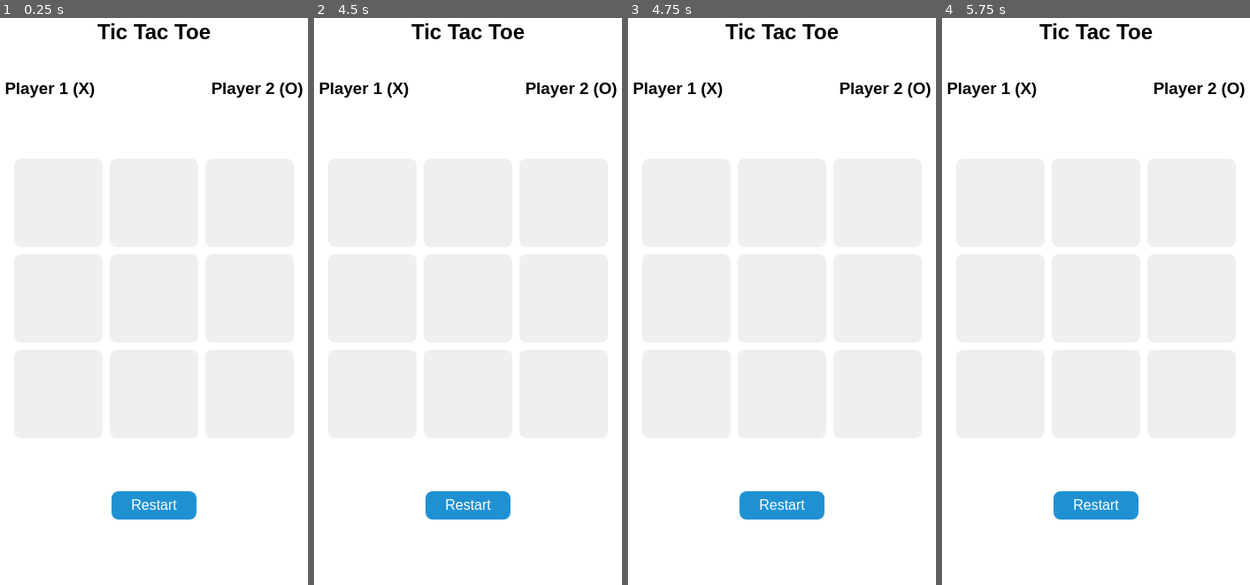
Above: before the commit, frames 1-4 (left to right).
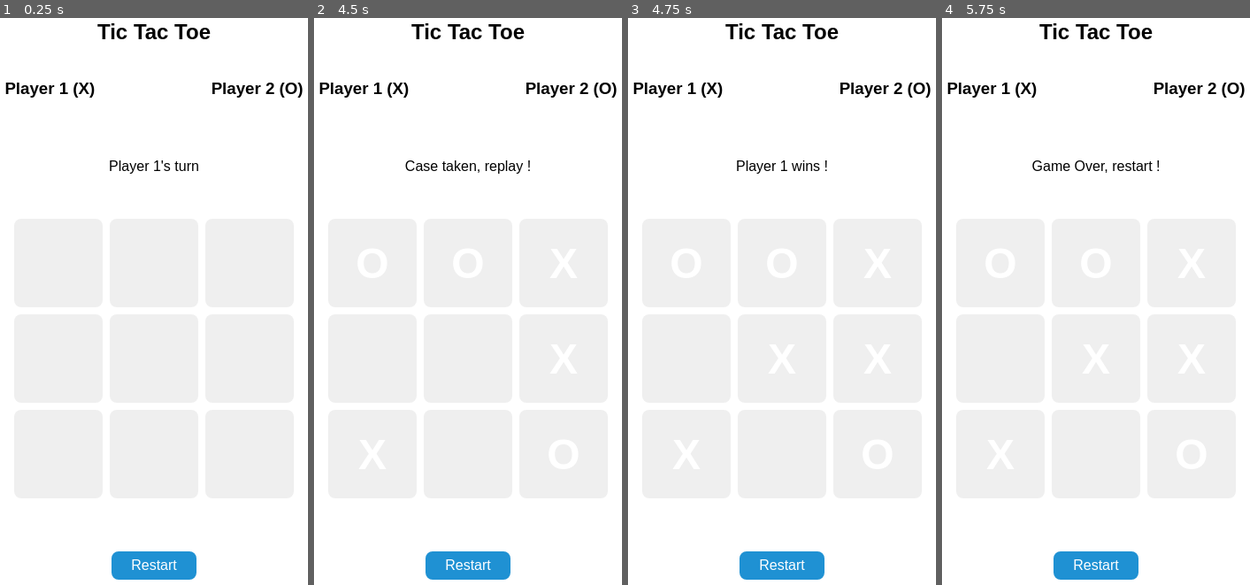
Above: after the commit, the same moments.

Repository: ikab08/tic-tac-toe
Game: browser game, page index.html
Two runs of this game, one before a commit and one after it. Both use one fixed random seed, a clock stepped at 60 frames per second and the inputs below.
Inputs (mouse positions are in pixels of both pictures, inside the frame that each line leads up to; where the layout moved, square brackets give the same spot in the first picture):
- Up to frame 1 (0.25 s): no input
- Up to frame 2 (4.5 s): click "Restart" at 0.27 s; click (372, 454) [372, 392] at 1.27 s; click (372, 261) [372, 205] at 1.87 s; click (563, 358) [563, 295] at 2.02 s; click (563, 454) [563, 392] at 2.47 s; click (563, 261) [563, 205] at 3.07 s; click (468, 261) [468, 205] at 3.67 s; click (468, 261) at 4.27 s, where only the run after the commit has a clickable "O"
- Up to frame 3 (4.75 s): click (782, 358) [782, 295] at 4.52 s
- Up to frame 4 (5.75 s): click (1191, 358) at 4.87 s, where only the run after the commit has a clickable "X"; click (1096, 358) at 5.47 s, where only the run after the commit has a clickable "X"

The runs differ from the first frame. In frame 1, 2.8% of the frame differs, in the area x 35-65%, y 25-100%; in frame 2, 2.9%, in the area x 29-71%, y 25-100%; in frame 3, 2.8%; in frame 4, 2.9%.

Commit message:
feat: add logic for user to play

Diff:
--- a/index.html
+++ b/index.html
@@ -16,7 +16,7 @@
 		</div>
   </section>
 
-	<section class="info-section"></section>
+	<section class="info-section" id="msg">Player 1's turn</section>
 
 	<section class="board-section" id="board">
 	</section>
--- a/script.js
+++ b/script.js
@@ -23,15 +23,11 @@
 	return { getBoard, placeMark, reset };
 })();
 
-
 const Player = (name, mark) => {
 	const getName = () => name;
 	const getMark = () => mark;
 	return {getName, getMark};
 }
-
-
-// Gamecontroller
 
 const GameController = (() => {
 	const players = [Player("Player 1", "X"), Player("Player 2", "O")];
@@ -89,10 +85,66 @@
 	return { playRound, getCurrentPlayer, newGame};
 })();
 
-const board = document.querySelector("#board");
-for (let i = 0; i < 9; i++) {
-	const btn = document.createElement("button");
-	btn.classList.add("cell");
-  btn.dataset.index = i;
-	board.appendChild(btn);
-}
+const DisplayController = (() => {
+	const board = document.querySelector("#board");
+	const msg = document.querySelector("#msg");
+	const restartBtn = document.querySelector("#restart");
+
+	const render = () => {
+		const cells = document.querySelectorAll(".cell");
+		const board = Gameboard.getBoard();
+			cells.forEach((cell, i) => {
+			cell.textContent = board[i];
+		});
+	}
+
+	const handleClick = (e) => {
+		const cell = e.target.closest(".cell");
+		if (!cell) return;
+
+		const index = Number(cell.dataset.index);
+
+		const result = GameController.playRound(index);
+		render();
+
+		switch (result.status) {
+			case "Continue":
+			msg.textContent = `${result.next}'s turn`;
+			break;
+			case "Win":
+			msg.textContent = `${result.winner} wins !`;
+			break;
+			case "Draw":
+			msg.textContent = "Draw !";
+			break;
+			case "Not allow":
+			msg.textContent = "Case taken, replay !";
+			break;
+			case "Game over":
+			msg.textContent = "Game Over, restart !";
+			break;
+		}
+	};
+
+	const init = () => {
+		for (let i = 0; i < 9; i++) {
+			const btn = document.createElement("button");
+			btn.classList.add("cell");
+			btn.dataset.index = i;
+			board.appendChild(btn);
+		}
+		board.addEventListener("click", handleClick);
+
+		restartBtn.addEventListener("click", () => {
+			GameController.newGame();
+			render();
+			msg.textContent = "Player 1's turn";
+		});
+
+		render();
+	}
+
+	return { init };
+})();
+
+DisplayController.init();
--- a/style.css
+++ b/style.css
@@ -11,7 +11,7 @@
 }
 
 section {
-	margin-bottom: 50px;
+  margin-bottom: 50px;
 }
 
 .heading-section {
